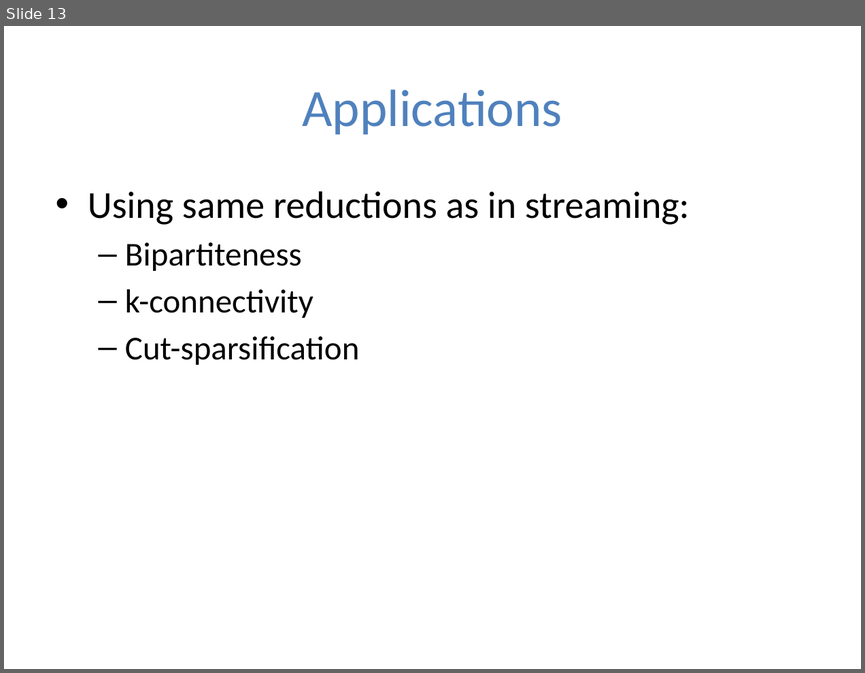
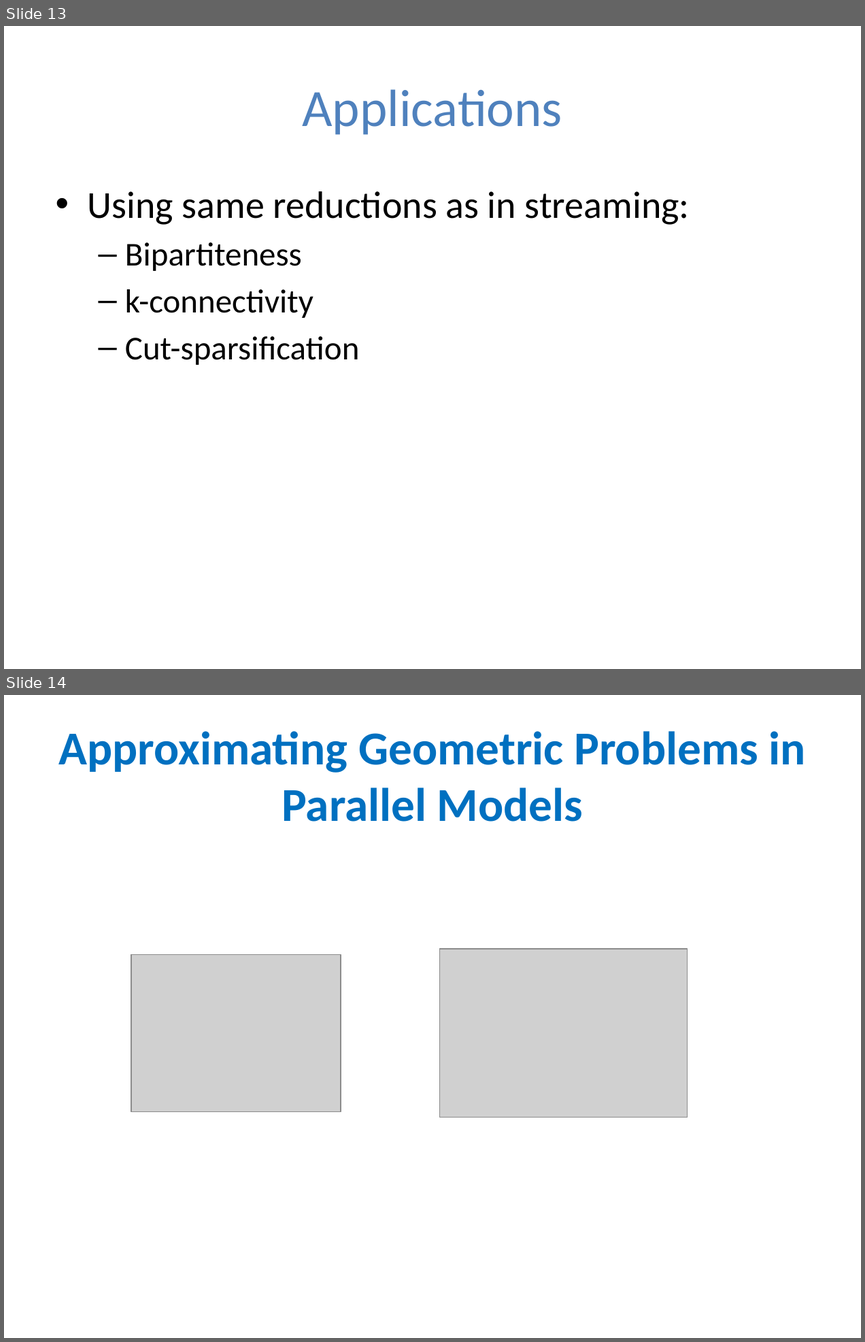
Before and after one commit to gyaroslavtsev/gyaroslavtsev.github.io, a slide deck: big-data/lecture10.pptx. Shown one above the other, each under a label of ours: slide 13 before the commit, slides 13 and 14 after it. The pictures are 865x673 and 865x1342 pixels, drawn with LibreOffice and Linux fonts; fonts in the diff are those of the drawing; grey boxes stand for pictures. Boxes give left, top, right and bottom in pixels: in the first picture for what was removed or moved away, otherwise in the second. Text is boxed around its words. In the diff, an @@ line names an element or a change of style, - is before the commit and + after.

```diff
--- a/big-data/lecture10.pptx
+++ b/big-data/lecture10.pptx
@@ slide 14 added at [4, 695, 861, 1338], background #FFFFFF @@
@@ title added at [58, 731, 806, 821], 39.6 pt, text #0070C0, bold @@
+Approximating Geometric Problems in Parallel Models
@@ picture added at [130, 955, 340, 1111] @@
@@ picture added at [439, 949, 687, 1117] @@
```
Also in this commit, not shown: 16 other slides added, 3 other files.
